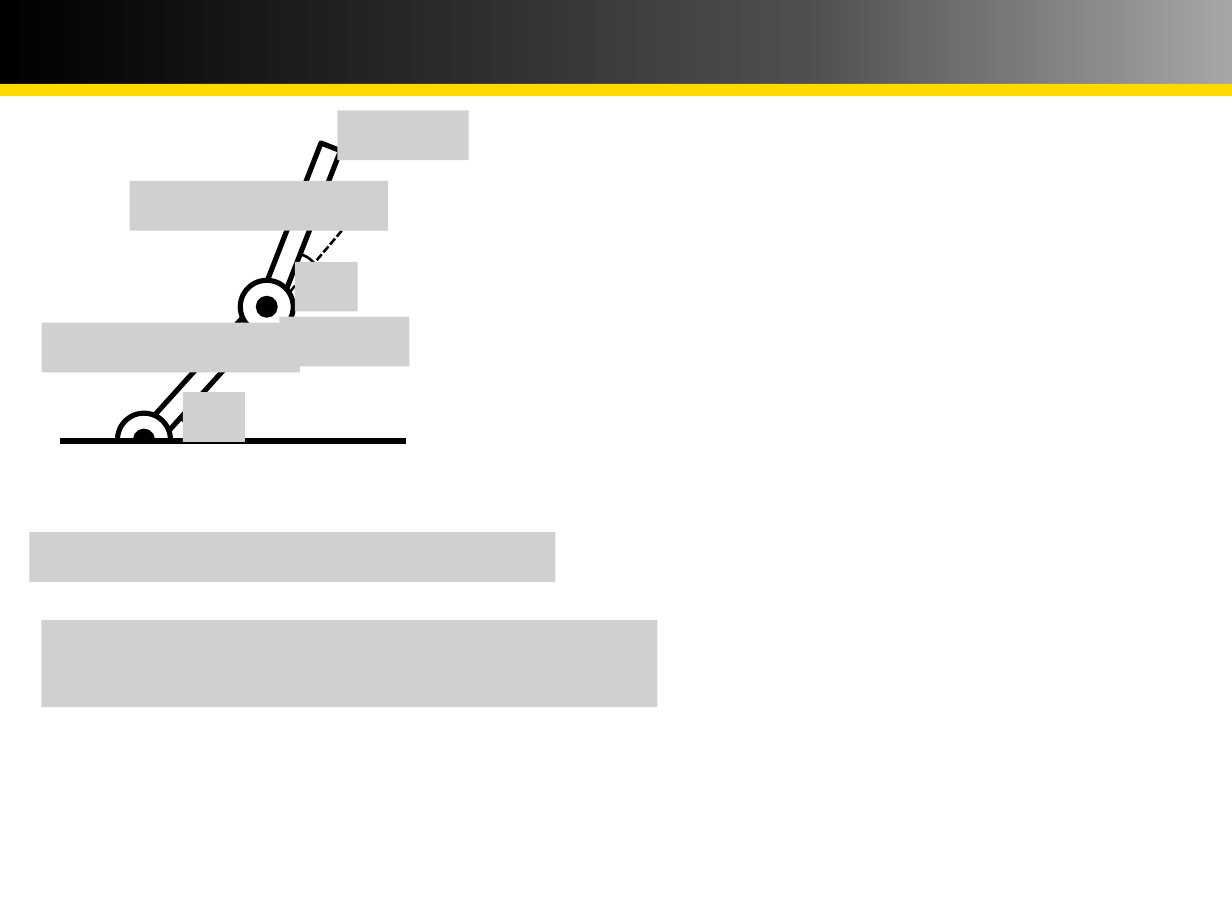
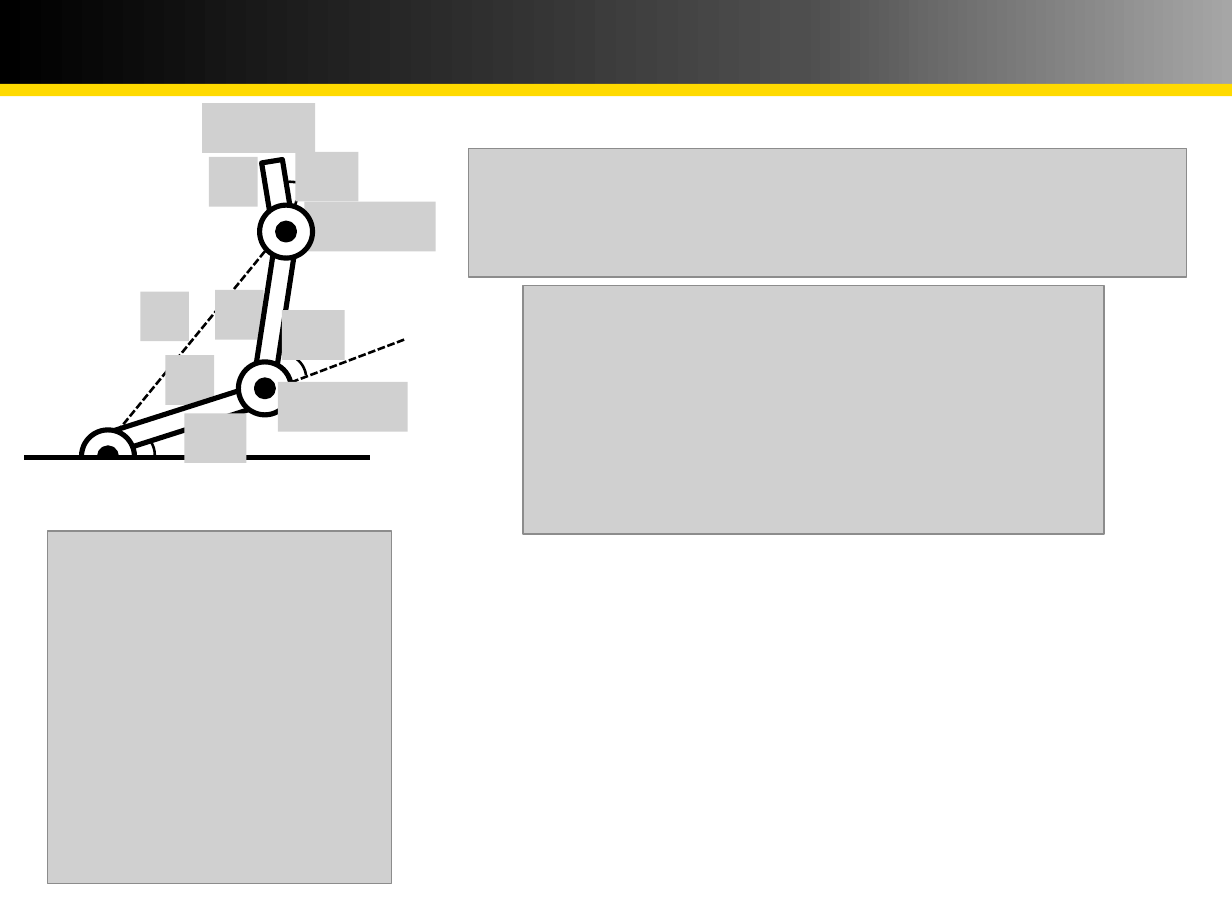
Before and after one commit to csp00275/3DOF, a slide deck: slide 13 of Three_DOF_Maipulator.pptx (slide 16 before the commit). Drawn at 1232x924 pixels with LibreOffice and Linux fonts; fonts in the diff are those of the drawing; grey boxes stand for pictures. Boxes give left, top, right and bottom in pixels: in the first picture for what was removed or moved away, otherwise in the second. Text is boxed around its words. In the diff, an @@ line names an element or a change of style, - is before the commit and + after.

Commit message:
jacobian

```diff
--- a/Three_DOF_Maipulator.pptx
+++ b/Three_DOF_Maipulator.pptx
@@ picture added at (468, 148, 1186, 277) @@
@@ group added at (100, 103, 436, 462): 10 pictures, 2 lines, 2 ellipses, 1 arc (boxed as its full ellipse), 1 rectangle @@
@@ arc (boxed as its full ellipse) at (261, 174, 324, 236): proportions changed; rotation 15 to 26 degrees @@
@@ line moved from (382, 184) - (265, 322) to (310, 152) - (287, 237) @@
@@ rectangle at (251, 228, 298, 402): rotation 291 to 278 degrees @@
@@ picture added at (524, 286, 1105, 535) @@
@@ rectangle at (99, 383, 270, 456): rotation 312 to 342 degrees @@
@@ ellipse: place and size @@
-ellipse at (240, 281, 293, 334)
+ellipse at (239, 362, 292, 415)
@@ ellipse: place and size @@
-ellipse at (259, 298, 276, 315)
+ellipse at (256, 379, 274, 397)
@@ 2 ellipses, 1 arc (boxed as its full ellipse), 1 rectangle, 1 line: place and size @@
-2 ellipses, 1 arc (boxed as its full ellipse), 1 rectangle, 1 line at (60, 405, 405, 488)
+2 ellipses, 1 arc (boxed as its full ellipse), 1 rectangle, 1 line at (25, 422, 370, 505)
@@ picture added at (48, 531, 392, 883) @@
@@ group removed at (30, 111, 658, 707): 8 pictures @@
```
Also in this commit, not shown: 2 other slides changed, 3 slides removed, 2 other files.
